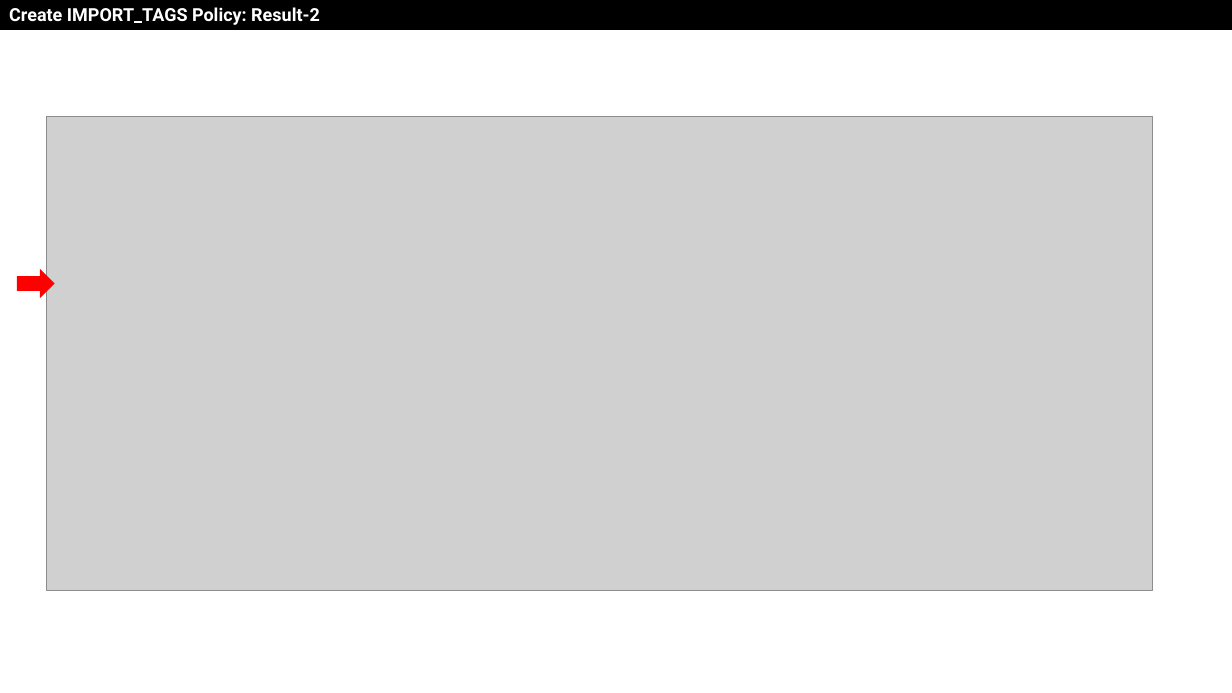
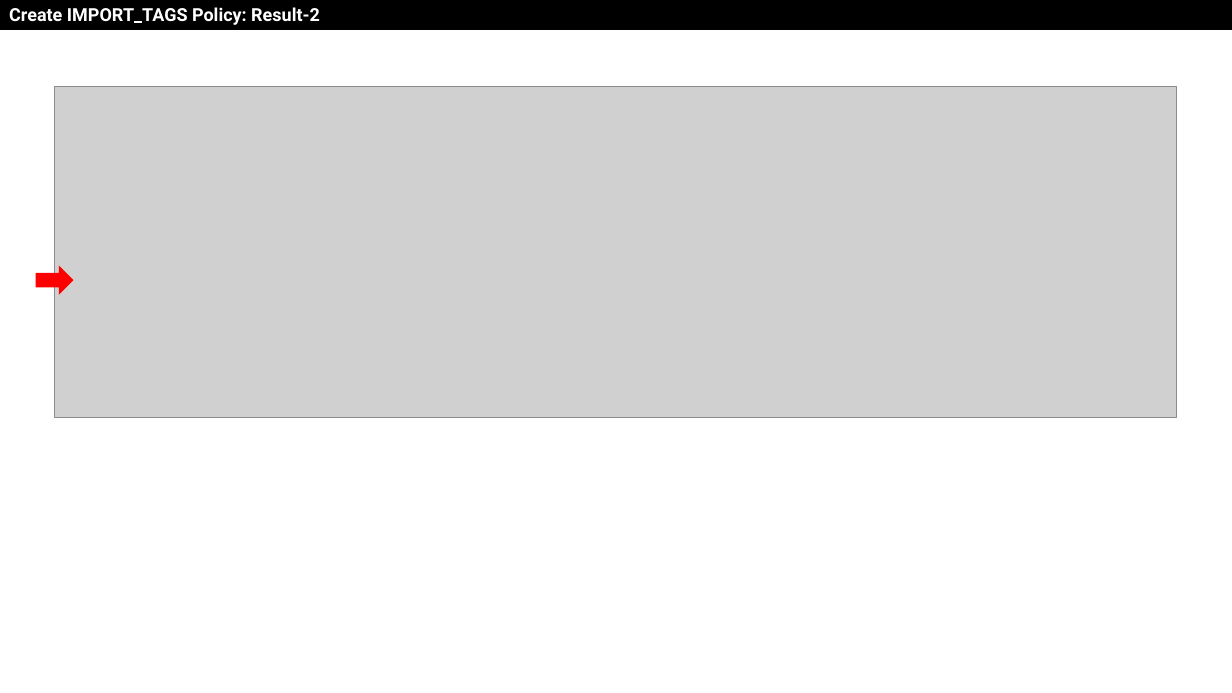
Before and after one commit to drfranknlee/udc-for-image-analytics, a slide deck: slide 8 of scenario1/T101389-Scenario1-v20210920.pptx. Drawn at 1232x693 pixels with LibreOffice and Linux fonts; fonts in the diff are those of the drawing; grey boxes stand for pictures. Boxes give left, top, right and bottom in pixels: in the first picture for what was removed or moved away, otherwise in the second. Text is boxed around its words. In the diff, an @@ line names an element or a change of style, - is before the commit and + after.

```diff
--- a/scenario1/T101389-Scenario1-v20210920.pptx
+++ b/scenario1/T101389-Scenario1-v20210920.pptx
@@ picture: place and size @@
-picture at bbox=[46, 116, 1153, 591]
+picture at bbox=[55, 87, 1177, 418]
@@ right arrow: place and size @@
-right arrow at bbox=[17, 269, 55, 299]
+right arrow at bbox=[36, 265, 74, 295]
```
Also in this commit, not shown: 10 other slides changed, 3 slides added, 30 other files.
